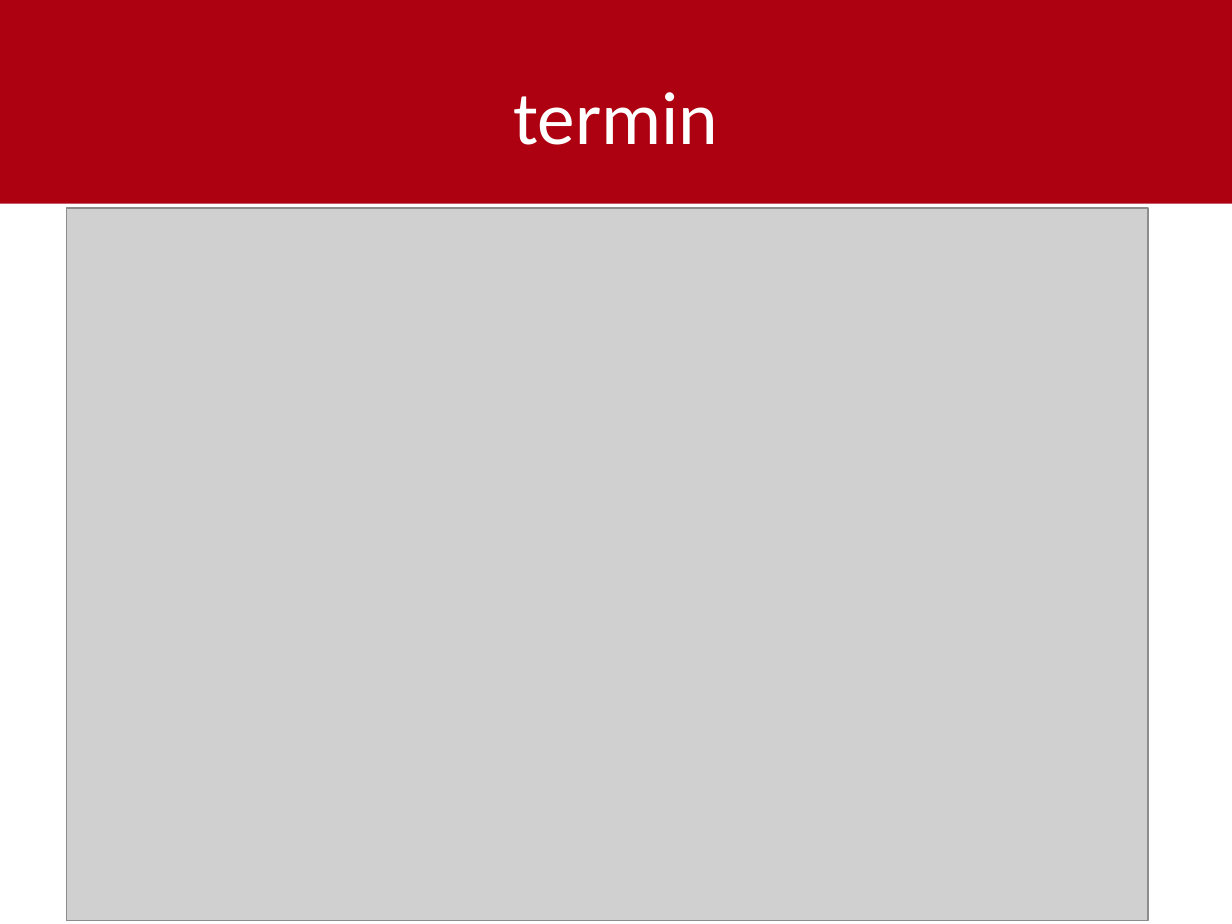
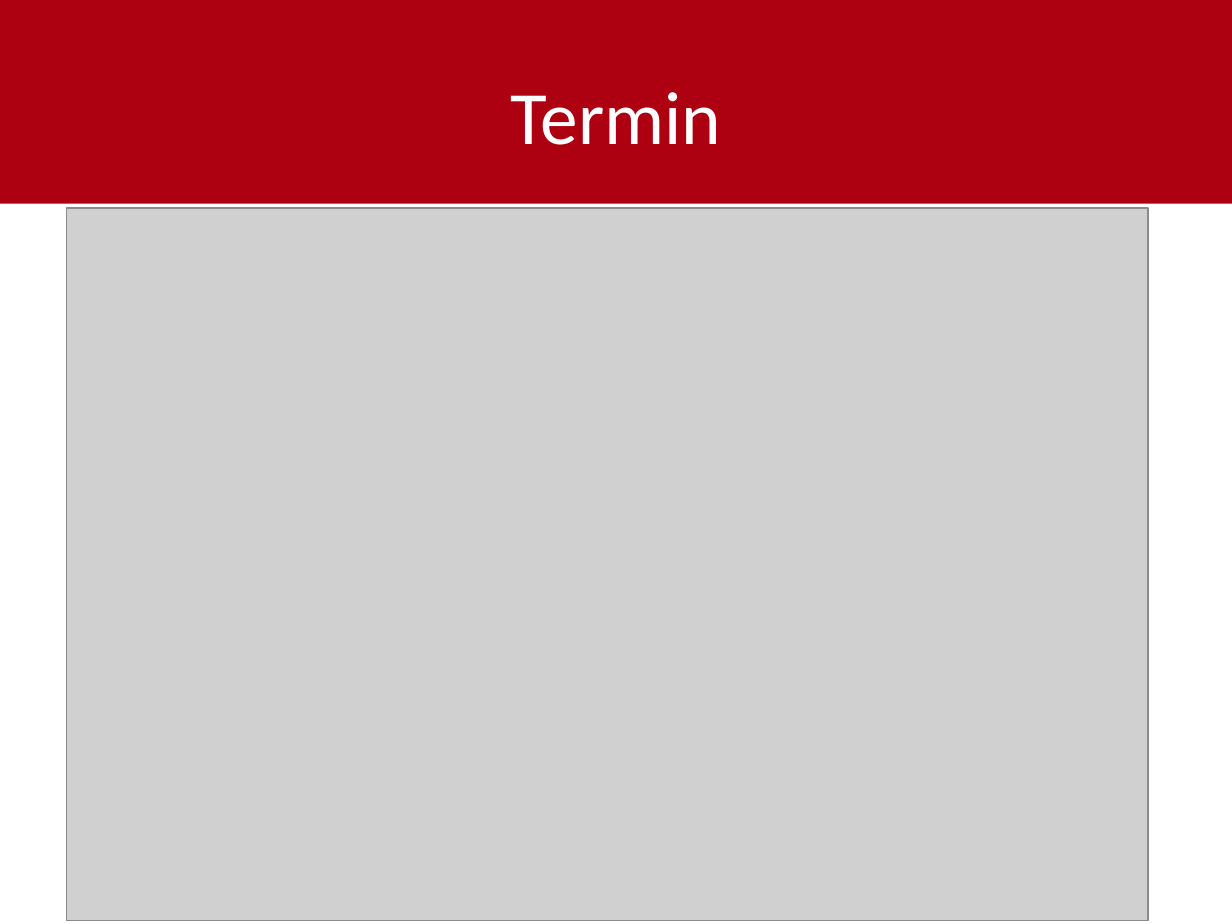
Before and after one commit to shylux/ch.bfh.bti7081.s2015.rot, a slide deck: slide 13 of doc/task03/Design_Thinking_final.pptx. Drawn at 1232x924 pixels with LibreOffice and Linux fonts; fonts in the diff are those of the drawing; grey boxes stand for pictures. Boxes give left, top, right and bottom in pixels: in the first picture for what was removed or moved away, otherwise in the second. Text is boxed around its words. In the diff, an @@ line names an element or a change of style, - is before the commit and + after.

```diff
--- a/doc/task03/Design_Thinking_final.pptx
+++ b/doc/task03/Design_Thinking_final.pptx
@@ title at box(511, 92, 721, 145): text changed @@
-termin
+Termin
```
Also in this commit, not shown: 9 other slides changed.
